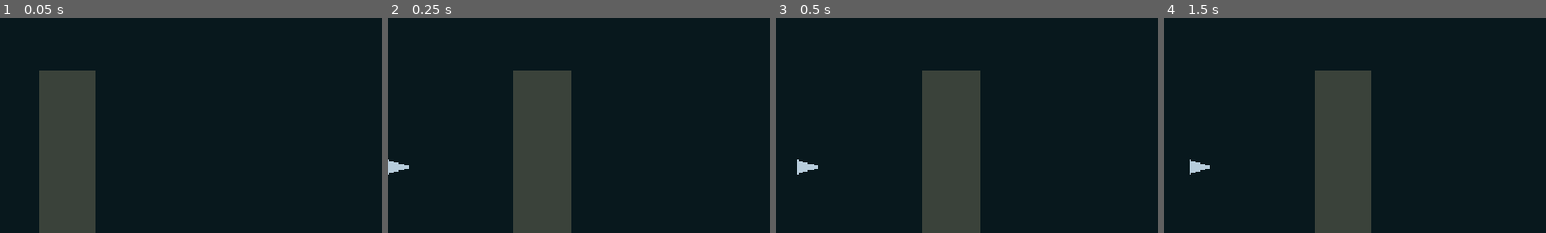
Above: before the commit, frames 1-4 (left to right).
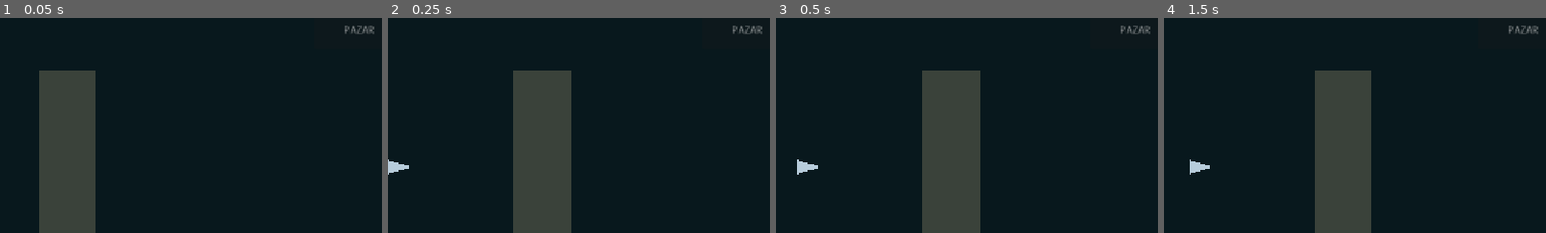
Above: after the commit, the same moments.

Repository: TheOsmanYILDIRIM/SeaCraft
Game: Godot game, scene res://src/presentation/bootstrap.tscn
Same seed, same stepped clock (60 frames per second), same inputs: the game is played once before the commit and once after it.
Inputs:
- Up to frame 1 (0.05 s): no input
- Up to frame 2 (0.25 s): no input
- Up to frame 3 (0.5 s): no input
- Up to frame 4 (1.5 s): click "HARİTA" at 0.5 s; click "KAPAT" at 1.25 s
The pictures show only the part of the screen within x 45-95%, y 15-65%; the shares and areas given below are measured in that part.

The runs differ from the first frame. In frame 1, 0.2% of the frame differs, in the area x 90-98%, y 3-8%; in frame 2, 0.2%; in frame 3, 0.2%; in frame 4, 0.2%.

Commit message:
PRG-05: add real safe-haven market and touch market panel using host trade authority

Diff:
--- a/src/presentation/bootstrap.gd
+++ b/src/presentation/bootstrap.gd
@@ -15,6 +15,7 @@
 const ROUND_AMMO_PROFILE := preload("res://src/data/content/ammo_core_round.tres")
 const EMBER_AMMO_PROFILE := preload("res://src/data/content/ammo_core_ember.tres")
 const HARPOON_PROFILE := preload("res://src/data/content/harpoon_core02_debug.tres")
+const PILOT_MARKET_ID := "market.haven.salvage"
 
 var _combat: CombatAuthority
 var _relations := FactionRelationResolver.new(true)
@@ -40,6 +41,10 @@
 var _map_overlay: SectorMapOverlay
 var _map_button: Button
 var _world_map_open := false
+var _market_panel: Prg05MarketPanel
+var _market_button: Button
+var _market_open := false
+var _market_transaction_sequence := 0
 var _sector_geometry: Node2D
 const ROUND_AMMO := "ammo.core_round"
 const EMBER_AMMO := "ammo.core_ember"
@@ -120,6 +125,7 @@
 		_block_boot({"status": "sector_runtime_binding_failed"})
 		return
 	_setup_map_ui()
+	_setup_market_ui()
 	_setup_visual_pilot()
 	ANDROID_TRACE.record("bootstrap", "world ready")
 	($InputController as GameplayInputController).ui_hit_test = _ui_captures_touch
@@ -318,6 +324,10 @@
 	# Register the canonical pilot factions before restoring reputation saves.
 	if not _loot.inventory_state().register_economy_faction((PLAYER_SHIP_DEF as ShipDefinition).faction_id) or not _loot.inventory_state().register_economy_faction((PRACTICE_SHIP_DEF as ShipDefinition).faction_id):
 		push_error("PRG-05 faction registration failed")
+		return
+	if not _loot.inventory_state().register_economy_market(PILOT_MARKET_ID, (PLAYER_SHIP_DEF as ShipDefinition).faction_id,
+			(VS03_LOOT_ITEM as ItemDefinition).stable_id, FoundationSector.HAVEN_ID, 10, 8, 20):
+		push_error("PRG-05 pilot market registration failed")
 		return
 	if not _loot.restore_state(_pending_loot_state if not _pending_loot_state.is_empty() else SaveSnapshot.empty_loot_state()):
 		push_error("VS-03 loot restore failed")
@@ -668,6 +678,7 @@
 		_map_overlay.configure_minimap(_world.active().presentation_snapshot(), _ship_motor.global_position)
 	_save_service.mark_dirty()
 	request_checkpoint()
+	_refresh_market_access()
 	return result
 
 
@@ -685,6 +696,96 @@
 	else:
 		_practice_marker.hide()
 		_npc_presenter.hide()
+
+
+
+func _setup_market_ui() -> void:
+	_market_panel = Prg05MarketPanel.new()
+	_market_panel.name = "Prg05MarketPanel"
+	_market_panel.hide()
+	_market_panel.market_intent_requested.connect(_on_market_intent)
+	_market_panel.close_requested.connect(_toggle_market)
+	$UI.add_child(_market_panel)
+	_market_button = Button.new()
+	_market_button.name = "Prg05MarketButton"
+	_market_button.text = "PAZAR"
+	_market_button.size = Vector2(150, 64)
+	_market_button.focus_mode = Control.FOCUS_NONE
+	_market_button.mouse_filter = Control.MOUSE_FILTER_STOP
+	_market_button.pressed.connect(_toggle_market)
+	$UI.add_child(_market_button)
+	get_viewport().size_changed.connect(_layout_market_ui)
+	_layout_market_ui()
+	_refresh_market_access()
+
+
+func _layout_market_ui() -> void:
+	if _market_button == null or _market_panel == null:
+		return
+	var bounds := get_viewport_rect()
+	var safe_margin := 24.0
+	_market_button.position = Vector2(maxf(safe_margin, bounds.size.x - _market_button.size.x - safe_margin), 98.0)
+	_market_panel.size = Vector2(minf(730.0, maxf(320.0, bounds.size.x - 2.0 * safe_margin)),
+		minf(490.0, maxf(350.0, bounds.size.y - 2.0 * safe_margin)))
+	_market_panel.position = (bounds.size - _market_panel.size) * 0.5
+
+
+func _refresh_market_access() -> void:
+	if _market_button == null or _market_panel == null:
+		return
+	var at_haven := active_sector() != null and active_sector().sector_id == FoundationSector.HAVEN_ID
+	_market_button.disabled = not at_haven
+	if not at_haven and _market_open:
+		_market_open = false
+		_market_panel.hide()
+		_market_button.text = "PAZAR"
+		($InputController as GameplayInputController).set_world_input_blocked(_world_map_open or _market_open)
+	if _market_open:
+		_refresh_market_quote()
+
+
+func _toggle_market() -> void:
+	if _market_panel == null or _market_button == null:
+		return
+	if not _market_open and (active_sector() == null or active_sector().sector_id != FoundationSector.HAVEN_ID):
+		return
+	if not _market_open and _world_map_open:
+		_toggle_world_map()
+	_market_open = not _market_open
+	_market_panel.visible = _market_open
+	_market_button.text = "KAPAT" if _market_open else "PAZAR"
+	($InputController as GameplayInputController).set_world_input_blocked(_world_map_open or _market_open)
+	if _market_open:
+		_refresh_market_quote()
+
+
+func _refresh_market_quote() -> void:
+	if _market_panel == null or _loot == null:
+		return
+	var inventory := _loot.inventory_state()
+	_market_panel.consume_snapshot(PILOT_MARKET_ID, inventory.economy_quote(FoundationSector.PLAYER, PILOT_MARKET_ID),
+		inventory.economy_balance(FoundationSector.PLAYER))
+
+
+func _on_market_intent(operation: String, payload: Dictionary) -> void:
+	# Offline/local host adapter. Never trust the panel for stock, price or identity.
+	if not _market_open or _loot == null or active_sector() == null or active_sector().sector_id != FoundationSector.HAVEN_ID:
+		return
+	if operation not in [InventoryState.OP_MARKET_BUY, InventoryState.OP_MARKET_SELL]:
+		return
+	if payload.size() != 2 or payload.get("market_id") != PILOT_MARKET_ID or typeof(payload.get("quantity")) != TYPE_INT:
+		return
+	var quantity := int(payload["quantity"])
+	if quantity < 1 or quantity > Prg05MarketPanel.MAX_ORDER:
+		return
+	_market_transaction_sequence += 1
+	var transaction_id := "txn.market.ui.%d.%06d" % [int(Time.get_unix_time_from_system()), _market_transaction_sequence]
+	var result := _loot.inventory_state().execute_transaction(FoundationSector.PLAYER, transaction_id, operation,
+		{"market_id": PILOT_MARKET_ID, "quantity": quantity})
+	if result.get("accepted", false):
+		_save_service.mark_dirty()
+	_refresh_market_quote()
+	_market_panel.show_result(result)
 
 
 func _setup_map_ui() -> void:
@@ -705,9 +806,13 @@
 
 
 func _toggle_world_map() -> void:
+	if _market_open:
+		_market_open = false
+		_market_panel.hide()
+		_market_button.text = "PAZAR"
 	_world_map_open = not _world_map_open
 	var input: GameplayInputController = $InputController
-	input.set_world_input_blocked(_world_map_open)
+	input.set_world_input_blocked(_world_map_open or _market_open)
 	if _world_map_open:
 		_map_overlay.configure_world(_world.world_graph_snapshot(), _world.active().sector_id)
 	else:
--- /dev/null
+++ b/src/presentation/progression/prg05_market_panel.gd
@@ -0,0 +1,123 @@
+class_name Prg05MarketPanel
+extends PanelContainer
+
+# Presentation only: quotes are read-only and all mutations are host intents.
+signal market_intent_requested(operation: String, payload: Dictionary)
+signal close_requested
+
+const MAX_ORDER := 100
+var _market_id := ""
+var _quote: Dictionary = {}
+var _balance := 0
+var _quantity := 1
+var _summary: Label
+var _amount: Label
+var _feedback: Label
+
+
+func _ready() -> void:
+	mouse_filter = Control.MOUSE_FILTER_STOP
+	var column := VBoxContainer.new()
+	column.add_theme_constant_override("separation", 12)
+	add_child(column)
+	var header := HBoxContainer.new()
+	column.add_child(header)
+	var title := Label.new()
+	title.text = "LİMAN PAZARI"
+	title.add_theme_font_size_override("font_size", 28)
+	title.size_flags_horizontal = Control.SIZE_EXPAND_FILL
+	header.add_child(title)
+	var close := _button("KAPAT", 110)
+	close.pressed.connect(func() -> void: close_requested.emit())
+	header.add_child(close)
+	_summary = Label.new()
+	_summary.add_theme_font_size_override("font_size", 23)
+	_summary.autowrap_mode = TextServer.AUTOWRAP_WORD_SMART
+	_summary.custom_minimum_size.y = 120
+	column.add_child(_summary)
+	var quantity_bar := HBoxContainer.new()
+	column.add_child(quantity_bar)
+	var less := _button("−", 90)
+	less.pressed.connect(func() -> void: set_quantity(_quantity - 1))
+	quantity_bar.add_child(less)
+	_amount = Label.new()
+	_amount.horizontal_alignment = HORIZONTAL_ALIGNMENT_CENTER
+	_amount.size_flags_horizontal = Control.SIZE_EXPAND_FILL
+	_amount.add_theme_font_size_override("font_size", 28)
+	quantity_bar.add_child(_amount)
+	var more := _button("+", 90)
+	more.pressed.connect(func() -> void: set_quantity(_quantity + 1))
+	quantity_bar.add_child(more)
+	var actions := HBoxContainer.new()
+	column.add_child(actions)
+	var buy := _button("SATIN AL", 205)
+	buy.pressed.connect(func() -> void: request_trade(InventoryState.OP_MARKET_BUY, _quantity))
+	actions.add_child(buy)
+	var sell := _button("SAT", 205)
+	sell.pressed.connect(func() -> void: request_trade(InventoryState.OP_MARKET_SELL, _quantity))
+	actions.add_child(sell)
+	_feedback = Label.new()
+	_feedback.autowrap_mode = TextServer.AUTOWRAP_WORD_SMART
+	_feedback.add_theme_font_size_override("font_size", 22)
+	column.add_child(_feedback)
+	_refresh()
+
+
+static func _button(label_text: String, min_width: float) -> Button:
+	var button := Button.new()
+	button.text = label_text
+	button.custom_minimum_size = Vector2(min_width, 70.0)
+	button.focus_mode = Control.FOCUS_NONE
+	button.mouse_filter = Control.MOUSE_FILTER_STOP
+	button.add_theme_font_size_override("font_size", 23)
+	return button
+
+
+func consume_snapshot(market_id: String, quote: Dictionary, balance: int) -> bool:
+	if not SectorIds.valid(market_id) or not DtoContract.is_primitive_safe(quote) or balance < 0:
+		return false
+	for key in ["item", "stock", "buy", "sell", "disposition"]:
+		if not quote.has(key):
+			return false
+	if not quote["item"] is String or not SectorIds.valid(quote["item"]):
+		return false
+	if int(quote["stock"]) < 0 or int(quote["buy"]) <= 0 or int(quote["sell"]) <= 0:
+		return false
+	_market_id = market_id
+	_quote = quote.duplicate(true)
+	_balance = balance
+	_refresh()
+	return true
+
+
+func set_quantity(quantity: int) -> bool:
+	if quantity < 1 or quantity > MAX_ORDER:
+		return false
+	_quantity = quantity
+	_refresh()
+	return true
+
+
+func request_trade(operation: String, quantity: int) -> bool:
+	if operation not in [InventoryState.OP_MARKET_BUY, InventoryState.OP_MARKET_SELL] or _quote.is_empty() or _market_id.is_empty() or quantity < 1 or quantity > MAX_ORDER:
+		return false
+	market_intent_requested.emit(operation, {"market_id": _market_id, "quantity": quantity})
+	return true
+
+
+func show_result(result: Dictionary) -> void:
+	if _feedback != null:
+		_feedback.text = "İşlem başarılı" if result.get("accepted", false) else "Reddedildi: %s" % result.get("reason", "bilinmiyor")
+
+
+func _refresh() -> void:
+	if _amount != null:
+		_amount.text = "Adet: %d" % _quantity
+	if _summary == null:
+		return
+	if _quote.is_empty():
+		_summary.text = "Pazar verisi yok"
+		return
+	_summary.text = "Malzeme: %s\nStok: %d    Bakiye: %d\nAlış: %d    Satış: %d\nİlişki: %s" % [
+		_quote["item"], int(_quote["stock"]), _balance, int(_quote["buy"]), int(_quote["sell"]), _quote["disposition"],
+	]
--- a/tests/unit/test_prg05_economy.gd
+++ b/tests/unit/test_prg05_economy.gd
@@ -246,3 +246,26 @@
 		"payload": {"content_refs": ["ammo.core_round"]},
 	}
 	return FarFieldEntityState.attach(base, FarFieldEntityState.default_semantic(SimulationLOD.FAR, "faction.player", fleet_id, "merchant", job, FoundationSector.HAVEN_ID, 0.02, "low"))
+
+func test_prg05_market_panel_mobile_intents_are_bounded_and_price_untrusted() -> void:
+	var panel := Prg05MarketPanel.new()
+	add_child_autofree(panel)
+	var emitted: Array = []
+	panel.market_intent_requested.connect(func(operation: String, payload: Dictionary) -> void:
+		emitted.append({"operation": operation, "payload": payload.duplicate(true)})
+	)
+	assert_false(panel.request_trade(InventoryState.OP_MARKET_BUY, 1))
+	var s := _make()
+	assert_true(panel.consume_snapshot(M, s.economy_quote(P, M), s.economy_balance(P)))
+	assert_true(panel.set_quantity(2))
+	assert_false(panel.set_quantity(Prg05MarketPanel.MAX_ORDER + 1))
+	assert_true(panel.request_trade(InventoryState.OP_MARKET_BUY, 2))
+	assert_true(panel.request_trade(InventoryState.OP_MARKET_SELL, 1))
+	assert_false(panel.request_trade("economy_cheat", 1))
+	assert_false(panel.request_trade(InventoryState.OP_MARKET_BUY, 0))
+	assert_eq(emitted.size(), 2)
+	assert_eq(emitted[0]["operation"], InventoryState.OP_MARKET_BUY)
+	assert_eq(emitted[0]["payload"], {"market_id": M, "quantity": 2})
+	assert_false(emitted[0]["payload"].has("price"))
+	assert_false(emitted[0]["payload"].has("owner_id"))
+	print("PRG05_MOBILE_MARKET_INTENT_OK")
